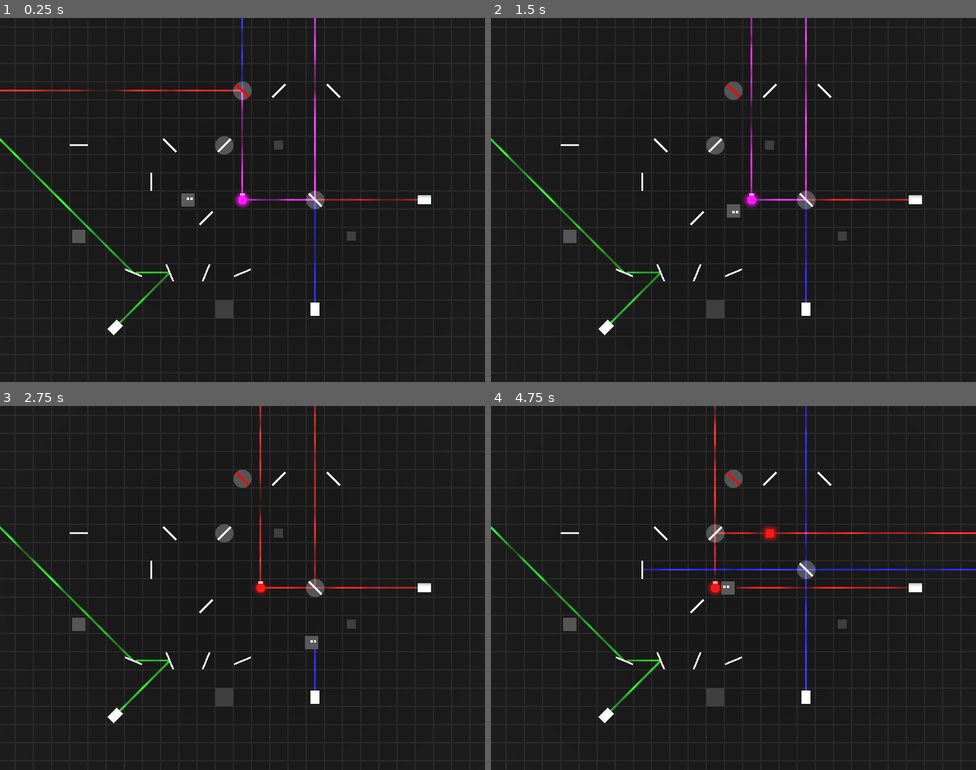
Above: before the commit, frames 1-4 (two rows, left to right).
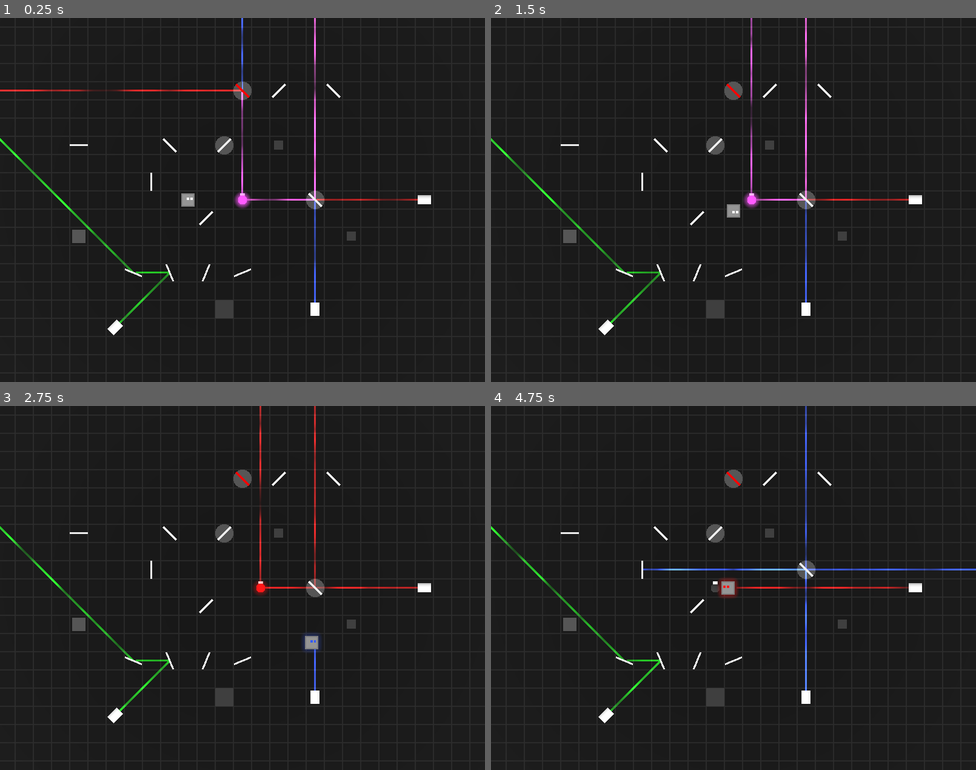
Above: after the commit, the same moments.

Repository: RiverApril/EnergyJam
Game: Godot game, scene res://levels/playground.tscn
Same seed, same stepped clock (60 frames per second), same inputs: the game is played once before the commit and once after it.
Inputs (mouse positions are in pixels of both pictures, inside the frame that each line leads up to):
- Up to frame 1 (0.25 s): no input
- Up to frame 2 (1.5 s): tap Enter at 0.5 s; move the mouse to (840, 181) at 0.52 s; hold D (Right) 0.53-1.28 s; tap Z (Undo) at 0.6, 1.35 s; move the mouse to (636, 218) at 1.27 s; hold S (Down) from 1.28 s (still down)
- Up to frame 3 (2.75 s): move the mouse to (291, 507) at 2.02 s; release S (Down) at 2.03 s; hold D (Right) from 2.03 s (still down); tap Z (Undo) at 2.1 s
- Up to frame 4 (4.75 s): move the mouse to (709, 660) at 2.77 s; release D (Right) at 2.78 s; hold W (Up) 2.78-3.53 s; tap Z (Undo) at 2.85, 3.6, 4.35 s; move the mouse to (879, 642) at 3.52 s; hold A (Left) from 3.53 s (still down); move the mouse to (588, 533) at 4.27 s

The runs differ from the first frame. In frame 1, 0.6% of the frame differs, in the area x 37-66%, y 0-79%; in frame 2, 0.6%; in frame 3, 0.2%; in frame 4, 1.5%, in the area x 31-100%, y 0-79%.

Commit message:
made player glow hehe

Diff:
--- /dev/null
+++ b/materials/player_glow_material.tres
@@ -0,0 +1,13 @@
+[gd_resource type="ShaderMaterial" load_steps=2 format=3 uid="uid://cqv0gu05bvn45"]
+
+[ext_resource type="Shader" path="res://materials/glow.gdshader" id="1_08w42"]
+
+[resource]
+render_priority = 0
+shader = ExtResource("1_08w42")
+shader_parameter/albedo_color = Color(0, 1, 0, 1)
+shader_parameter/pulse_speed = 2.0
+shader_parameter/distance_power = 4.0
+shader_parameter/solid_radius = 0.375
+shader_parameter/fade_raidus = 0.625
+shader_parameter/glow_min = 0.5
--- a/materials/player_material.tres
+++ b/materials/player_material.tres
@@ -1,4 +1,3 @@
 [gd_resource type="StandardMaterial3D" format=3 uid="uid://d0dq33ntoi6lg"]
 
 [resource]
-albedo_color = Color(0.640934, 0.430216, 0.790574, 1)
--- a/objects/player.tscn
+++ b/objects/player.tscn
@@ -1,28 +1,38 @@
-[gd_scene load_steps=7 format=3 uid="uid://wdtsu7b21k3j"]
+[gd_scene load_steps=10 format=3 uid="uid://wdtsu7b21k3j"]
 
 [ext_resource type="Script" path="res://scripts/player.gd" id="1_1y18p"]
 [ext_resource type="Material" uid="uid://d0dq33ntoi6lg" path="res://materials/player_material.tres" id="1_5f8n1"]
 [ext_resource type="Script" path="res://scripts/movable.gd" id="2_x2xp8"]
+[ext_resource type="Material" uid="uid://cqv0gu05bvn45" path="res://materials/player_glow_material.tres" id="3_kuw8g"]
 [ext_resource type="Texture2D" uid="uid://b10wlou0jvuc" path="res://textures/player.png" id="4_ruqeq"]
+[ext_resource type="Script" path="res://scripts/glow.gd" id="6_8uo4u"]
 
 [sub_resource type="BoxMesh" id="BoxMesh_uwu1i"]
 material = ExtResource("1_5f8n1")
-size = Vector3(0.75, 0.75, 0.75)
+size = Vector3(0.625, 0.625, 0.625)
+
+[sub_resource type="BoxMesh" id="BoxMesh_33e3i"]
+material = ExtResource("3_kuw8g")
+size = Vector3(2, 2, 2)
 
 [sub_resource type="BoxShape3D" id="BoxShape3D_tnels"]
 size = Vector3(0.75, 0.75, 0.75)
 
 [node name="Player Block" type="StaticBody3D"]
+collision_layer = 3
 script = ExtResource("2_x2xp8")
 
 [node name="MeshInstance3D" type="MeshInstance3D" parent="."]
 mesh = SubResource("BoxMesh_uwu1i")
 
+[node name="GlowMesh" type="MeshInstance3D" parent="."]
+mesh = SubResource("BoxMesh_33e3i")
+
 [node name="CollisionShape3D" type="CollisionShape3D" parent="."]
 shape = SubResource("BoxShape3D_tnels")
 
 [node name="Sprite3D" type="Sprite3D" parent="."]
-transform = Transform3D(1, 0, 0, 0, 1, 0, 0, 0, 1, 0, 1, 0)
+transform = Transform3D(1, 0, 0, 0, 1, 0, 0, 0, 1, 0, 1.25, 0)
 pixel_size = 0.0625
 axis = 1
 texture_filter = 0
@@ -34,3 +44,8 @@
 script = ExtResource("1_1y18p")
 movable = NodePath("..")
 sprite = NodePath("../Sprite3D")
+
+[node name="Glow" type="Node" parent="." node_paths=PackedStringArray("base_mesh_instance", "glow_mesh_instance")]
+script = ExtResource("6_8uo4u")
+base_mesh_instance = NodePath("../MeshInstance3D")
+glow_mesh_instance = NodePath("../GlowMesh")
--- a/scripts/globals.gd
+++ b/scripts/globals.gd
@@ -5,7 +5,7 @@
 var current_level_index = 0
 
 var laser_display_colors: Array = [
-    # RGB
+    # fancy colors
     # Color.hex(0x2a2a2a_ff), # 000 black
     # Color.hex(0x51abff_ff), # 001 blue
     # Color.hex(0x00d947_ff), # 010 green
@@ -15,12 +15,23 @@
     # Color.hex(0xe8a600_ff), # 110 yellow
     # Color.hex(0xffffff_ff), # 111 white
 
+    # exact colors
+    # Color.hex(0x000000_ff), # 000 black
+    # Color.hex(0x0000ff_ff), # 001 blue
+    # Color.hex(0x00ff00_ff), # 010 green
+    # Color.hex(0x00ffff_ff), # 011 cyan
+    # Color.hex(0xff0000_ff), # 100 red
+    # Color.hex(0xff00ff_ff), # 101 magenta
+    # Color.hex(0xffff00_ff), # 110 yellow
+    # Color.hex(0xffffff_ff), # 111 white
+
+    # some were too dark
     Color.hex(0x000000_ff), # 000 black
-    Color.hex(0x0000ff_ff), # 001 blue
+    Color.hex(0x2040ff_ff), # 001 blue
     Color.hex(0x00ff00_ff), # 010 green
     Color.hex(0x00ffff_ff), # 011 cyan
     Color.hex(0xff0000_ff), # 100 red
-    Color.hex(0xff00ff_ff), # 101 magenta
+    Color.hex(0xff40ff_ff), # 101 magenta
     Color.hex(0xffff00_ff), # 110 yellow
     Color.hex(0xffffff_ff), # 111 white
 ]
--- a/scripts/glow.gd
+++ b/scripts/glow.gd
@@ -36,8 +36,9 @@
 
 
 func on_something_moved_signal():
-	timer = TURN_OFF_TIME
-	current_RGB = 0
+	if timer == 0.0:
+		timer = TURN_OFF_TIME
+		current_RGB = 0
 
 func turn_on(rgb: int):
 	timer = 0.0
Binary file changed: textures/player.png
